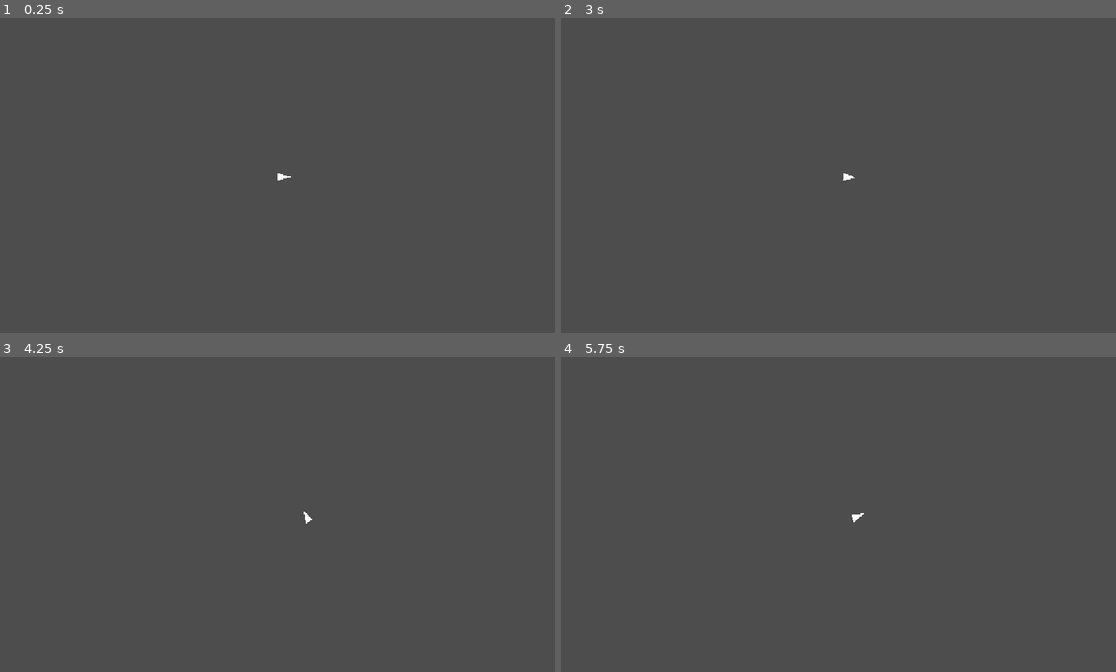
Above: before the commit, frames 1-4 (two rows, left to right).
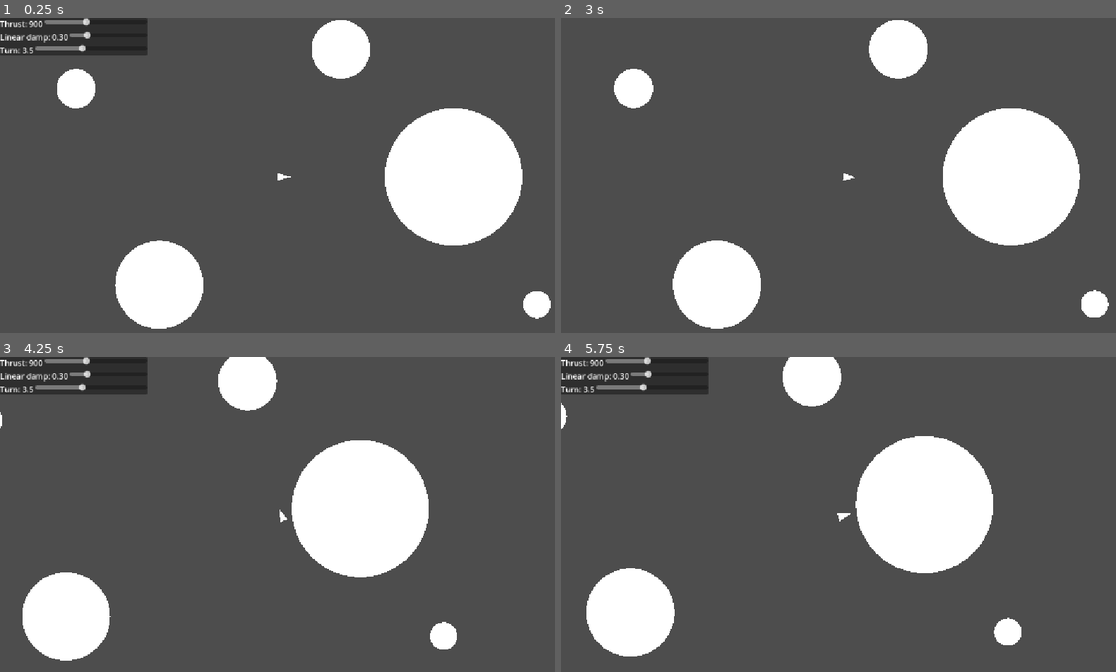
Above: after the commit, the same moments.

Repository: manu-jimenez/Asteroides
Game: Godot game, scene res://scenes/World.tscn
Two runs of this game, one before a commit and one after it. Both use one fixed random seed, a clock stepped at 60 frames per second and the inputs below.
Inputs:
- Up to frame 1 (0.25 s): no input
- Up to frame 2 (3 s): tap Enter at 0.5 s; hold D (turn_right) 0.53-1.28 s; tap T (toggle_tuning, bound only after the commit) every 0.75 s from 0.6 to 2.85 s; tap R (restart) at 1.25, 2, 2.75 s; hold A (turn_left) 1.28-2.03 s; hold D (turn_right) 2.03-2.78 s; hold W (thrust) from 2.78 s (still down)
- Up to frame 3 (4.25 s): release W (thrust) at 3.53 s; hold A (turn_left) from 3.53 s (still down); tap T (toggle_tuning, bound only after the commit) at 3.6 s
- Up to frame 4 (5.75 s): keep holding A (turn_left); tap T (toggle_tuning, bound only after the commit) at 4.35, 5.1 s

The runs differ from the first frame. In frame 1, 18% of the frame differs, in the area x 0-100%, y 0-99%; in frame 2, 15%; in frame 3, 17%; in frame 4, 17%.

Commit message:
Incluyo Asteroide, spawning, parameter tuning slider

Diff:
--- a/project.godot
+++ b/project.godot
@@ -44,3 +44,8 @@
 "events": [Object(InputEventKey,"resource_local_to_scene":false,"resource_name":"","device":-1,"window_id":0,"alt_press …(192 unchanged characters)…
 ]
 }
+toggle_tuning={
+"deadzone": 0.2,
+"events": [Object(InputEventKey,"resource_local_to_scene":false,"resource_name":"","device":-1,"window_id":0,"alt_pressed":false,"shift_pressed":false,"ctrl_pressed":false,"meta_pressed":false,"pressed":false,"keycode":0,"physical_keycode":84,"key_label":0,"unicode":116,"location":0,"echo":false,"script":null)
+]
+}
--- /dev/null
+++ b/scenes/Asteroid.tscn
@@ -0,0 +1,14 @@
+[gd_scene load_steps=3 format=3 uid="uid://gwqg4ptwhxvy"]
+
+[ext_resource type="Script" uid="uid://bnp7cv0ewekec" path="res://scripts/asteroid.gd" id="1_f35hr"]
+
+[sub_resource type="CircleShape2D" id="CircleShape2D_3suc8"]
+radius = 32.0
+
+[node name="Asteroid" type="RigidBody2D"]
+script = ExtResource("1_f35hr")
+
+[node name="Collision" type="CollisionShape2D" parent="."]
+shape = SubResource("CircleShape2D_3suc8")
+
+[node name="Visual" type="Polygon2D" parent="."]
--- a/scenes/Ship.tscn
+++ b/scenes/Ship.tscn
@@ -2,11 +2,11 @@
 
 [ext_resource type="Script" uid="uid://bf1gacwe5dcsi" path="res://scripts/ship.gd" id="1_ln6wt"]
 
-[node name="ShipRb" type="RigidBody2D"]
+[node name="Ship" type="RigidBody2D"]
 script = ExtResource("1_ln6wt")
 
 [node name="CollisionPolygon2D" type="CollisionPolygon2D" parent="."]
-polygon = PackedVector2Array(16, 0, -10, 8, -10, 8)
+polygon = PackedVector2Array(16, 0, -10, 8, -10, -8)
 
 [node name="Polygon2D" type="Polygon2D" parent="."]
 polygon = PackedVector2Array(16, 0, -10, 8, -10, -8)
--- a/scenes/World.tscn
+++ b/scenes/World.tscn
@@ -12,3 +12,54 @@
 position_smoothing_speed = 8.0
 
 [node name="Ship" parent="." instance=ExtResource("2_32lhk")]
+
+[node name="UI" type="CanvasLayer" parent="."]
+
+[node name="TuningPanel" type="PanelContainer" parent="UI"]
+custom_minimum_size = Vector2(300, 0)
+offset_right = 150.0
+offset_bottom = 77.0
+
+[node name="VBox" type="VBoxContainer" parent="UI/TuningPanel"]
+layout_mode = 2
+
+[node name="HBoxThrust" type="HBoxContainer" parent="UI/TuningPanel/VBox"]
+layout_mode = 2
+
+[node name="LabelThrust" type="Label" parent="UI/TuningPanel/VBox/HBoxThrust"]
+layout_mode = 2
+
+[node name="HSliderThrust" type="HSlider" parent="UI/TuningPanel/VBox/HBoxThrust"]
+layout_mode = 2
+size_flags_horizontal = 3
+min_value = 300.0
+max_value = 1800.0
+step = 10.0
+value = 900.0
+
+[node name="HBoxDamp" type="HBoxContainer" parent="UI/TuningPanel/VBox"]
+layout_mode = 2
+
+[node name="LabelDamp" type="Label" parent="UI/TuningPanel/VBox/HBoxDamp"]
+layout_mode = 2
+
+[node name="HSliderDamp" type="HSlider" parent="UI/TuningPanel/VBox/HBoxDamp"]
+layout_mode = 2
+size_flags_horizontal = 3
+max_value = 1.5
+step = 0.05
+value = 0.3
+
+[node name="HBoxTurn" type="HBoxContainer" parent="UI/TuningPanel/VBox"]
+layout_mode = 2
+
+[node name="LabelTurn" type="Label" parent="UI/TuningPanel/VBox/HBoxTurn"]
+layout_mode = 2
+
+[node name="HSliderTurn" type="HSlider" parent="UI/TuningPanel/VBox/HBoxTurn"]
+layout_mode = 2
+size_flags_horizontal = 3
+min_value = 1.0
+max_value = 7.0
+step = 0.1
+value = 3.5
--- /dev/null
+++ b/scripts/asteroid.gd
@@ -0,0 +1,64 @@
+# scripts/asteroid.gd
+extends RigidBody2D
+class_name Asteroid
+
+@export var radius: float = 48.0 : set = set_radius
+@export var density: float = 1.0
+@export var frozen: bool = true : set = set_frozen
+
+@onready var collision: CollisionShape2D = $Collision
+@onready var visual: Polygon2D = $Visual
+
+var _pending_radius_apply: bool = false
+
+func _ready() -> void:
+	gravity_scale = 0.0
+	linear_damp = 0.2
+	angular_damp = 0.2
+	lock_rotation = true
+
+	set_frozen(frozen)
+
+	# Si radius se asignó antes de entrar al árbol, lo aplicamos ahora.
+	if _pending_radius_apply:
+		_apply_radius()
+	else:
+		# Asegura que al menos se aplica el valor por defecto
+		_apply_radius()
+
+func set_frozen(v: bool) -> void:
+	frozen = v
+	freeze = v
+	freeze_mode = RigidBody2D.FREEZE_MODE_STATIC
+
+func set_radius(r: float) -> void:
+	radius = max(r, 6.0)
+
+	# Si todavía no estamos en el árbol (o no están listos los onready), aplaza la aplicación.
+	if not is_inside_tree():
+		_pending_radius_apply = true
+		return
+
+	_apply_radius()
+
+func _apply_radius() -> void:
+	_pending_radius_apply = false
+
+	# 1) Colisión: SIEMPRE shape nueva (evita shapes compartidos)
+	var cs := CircleShape2D.new()
+	cs.radius = radius
+	collision.shape = cs
+
+	# 2) Masa (2D)
+	var area := PI * radius * radius
+	mass = max(0.1, area * density)
+
+	# 3) Visual
+	visual.polygon = _make_circle_polygon(radius, 48)
+
+func _make_circle_polygon(r: float, points: int) -> PackedVector2Array:
+	var poly := PackedVector2Array()
+	for i in range(points):
+		var a := TAU * float(i) / float(points)
+		poly.append(Vector2(cos(a), sin(a)) * r)
+	return poly
--- a/scripts/world.gd
+++ b/scripts/world.gd
@@ -4,8 +4,29 @@
 @onready var ship: RigidBody2D = $Ship
 @onready var cam: Camera2D = $Camera2D
 
+@onready var sld_thrust: HSlider = $UI/TuningPanel/VBox/HBoxThrust/HSliderThrust
+@onready var lbl_thrust: Label = $UI/TuningPanel/VBox/HBoxThrust/LabelThrust
+
+@onready var sld_damp: HSlider = $UI/TuningPanel/VBox/HBoxDamp/HSliderDamp
+@onready var lbl_damp: Label = $UI/TuningPanel/VBox/HBoxDamp/LabelDamp
+
+@onready var sld_turn: HSlider = $UI/TuningPanel/VBox/HBoxTurn/HSliderTurn
+@onready var lbl_turn: Label = $UI/TuningPanel/VBox/HBoxTurn/LabelTurn
+
+var AsteroidScene: PackedScene = preload("res://scenes/Asteroid.tscn")
+
 func _ready() -> void:
 	cam.global_position = ship.global_position
+	_spawn_test_asteroids()
+
+	# Inicializa UI
+	_apply_tuning_from_sliders()
+
+	# Conecta señales
+	sld_thrust.value_changed.connect(_on_tuning_changed)
+	sld_damp.value_changed.connect(_on_tuning_changed)
+	sld_turn.value_changed.connect(_on_tuning_changed)
+
 
 func _process(_delta: float) -> void:
 	# Follow cámara (suave por smoothing)
@@ -13,3 +34,43 @@
 
 	if Input.is_action_just_pressed("restart"):
 		get_tree().reload_current_scene()
+
+	if Input.is_action_just_pressed("toggle_tuning"):
+		$UI/TuningPanel.visible = not $UI/TuningPanel.visible
+
+func _spawn_test_asteroids() -> void:
+	# 5 asteroides estáticos para dar escala + referencia espacial
+	var radii := [140.0, 90.0, 60.0, 40.0, 28.0]
+	var positions := [
+		Vector2(350, 0),
+		Vector2(-250, 220),
+		Vector2(120, -260),
+		Vector2(-420, -180),
+		Vector2(520, 260),
+	]
+
+	for i in range(radii.size()):
+		var a := AsteroidScene.instantiate()
+		a.radius = radii[i]
+		a.frozen = true
+		a.global_position = ship.global_position + positions[i]
+		add_child(a)
+
+func _on_tuning_changed(_v: float) -> void:
+	_apply_tuning_from_sliders()
+
+func _apply_tuning_from_sliders() -> void:
+	var thrust := float(sld_thrust.value)
+	var damp := float(sld_damp.value)
+	var turn := float(sld_turn.value)
+
+	# Ship script variables (asumiendo que el script está en el root Ship)
+	ship.thrust_force = thrust
+	ship.turn_speed = turn
+
+	# Propiedad directa del RigidBody2D
+	ship.linear_damp = damp
+
+	lbl_thrust.text = "Thrust: %d" % int(thrust)
+	lbl_damp.text = "Linear damp: %.2f" % damp
+	lbl_turn.text = "Turn: %.1f" % turn
Not shown, added: scripts/asteroid.gd.uid
